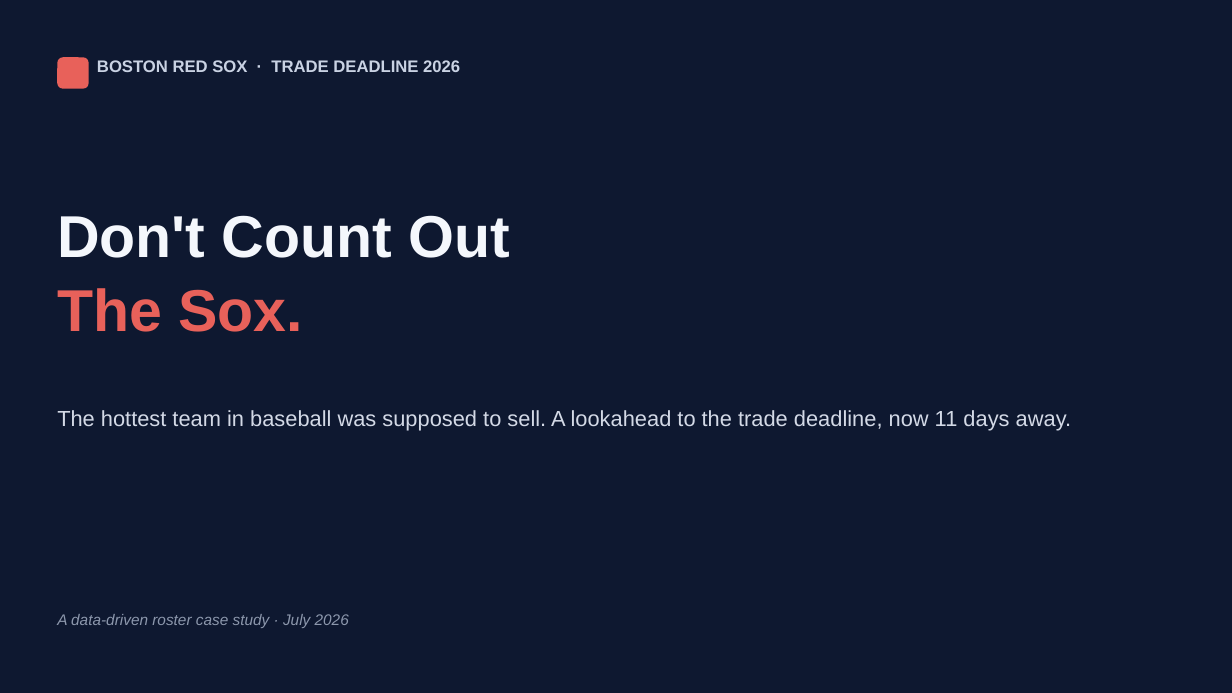
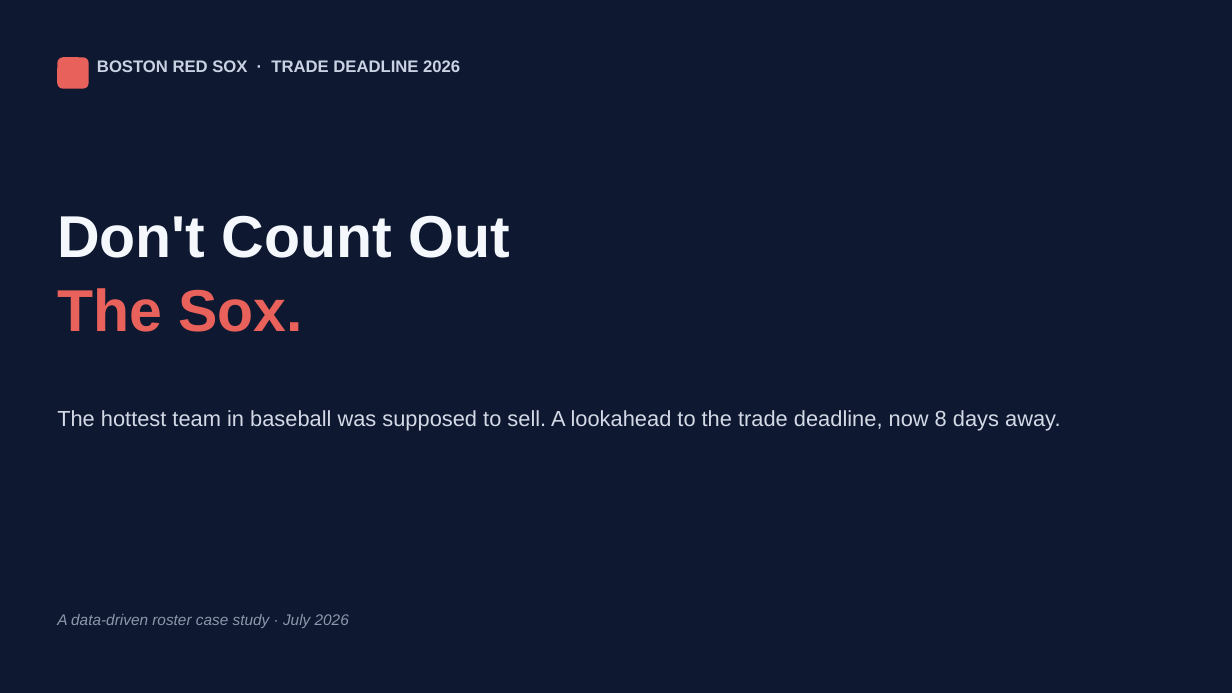
Before and after one commit to justinloo12/jarren-duran-outlier-analysis, a slide deck: slide 1 of outputs/Red_Sox_Outfield_Strategy.pptx. Drawn at 1232x693 pixels with LibreOffice and Linux fonts; fonts in the diff are those of the drawing. Boxes give left, top, right and bottom in pixels: in the first picture for what was removed or moved away, otherwise in the second. Text is boxed around its words. In the diff, an @@ line names an element or a change of style, - is before the commit and + after.

```diff
--- a/outputs/Red_Sox_Outfield_Strategy.pptx
+++ b/outputs/Red_Sox_Outfield_Strategy.pptx
@@ text at (57,410,1060,431): text changed @@
-The hottest team in baseball was supposed to sell. A lookahead to the trade deadline, now 11 days away.
+The hottest team in baseball was supposed to sell. A lookahead to the trade deadline, now 8 days away.
```
Also in this commit, not shown: 3 other slides changed, 1 slide added, 26 other files.
